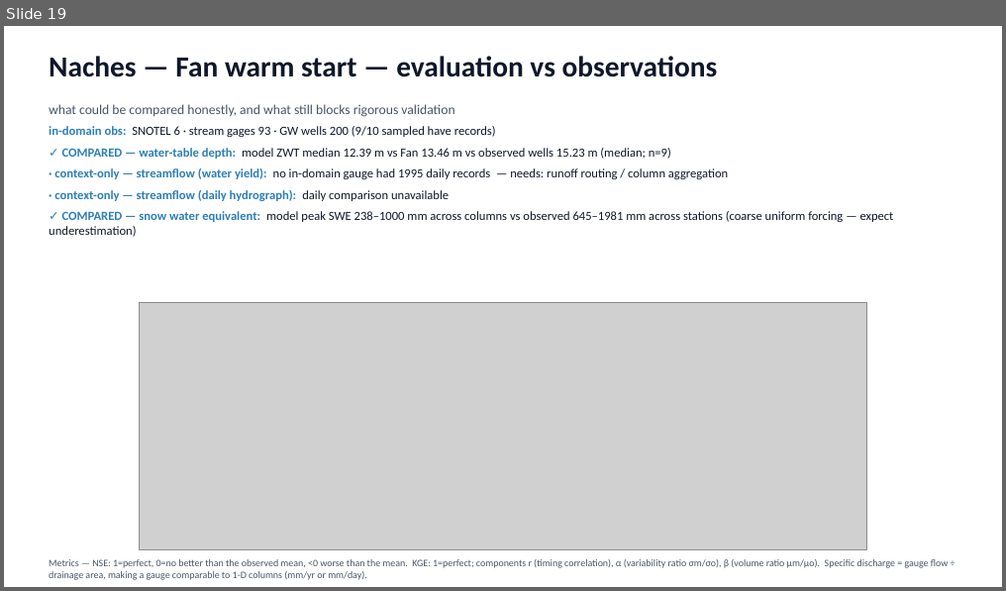
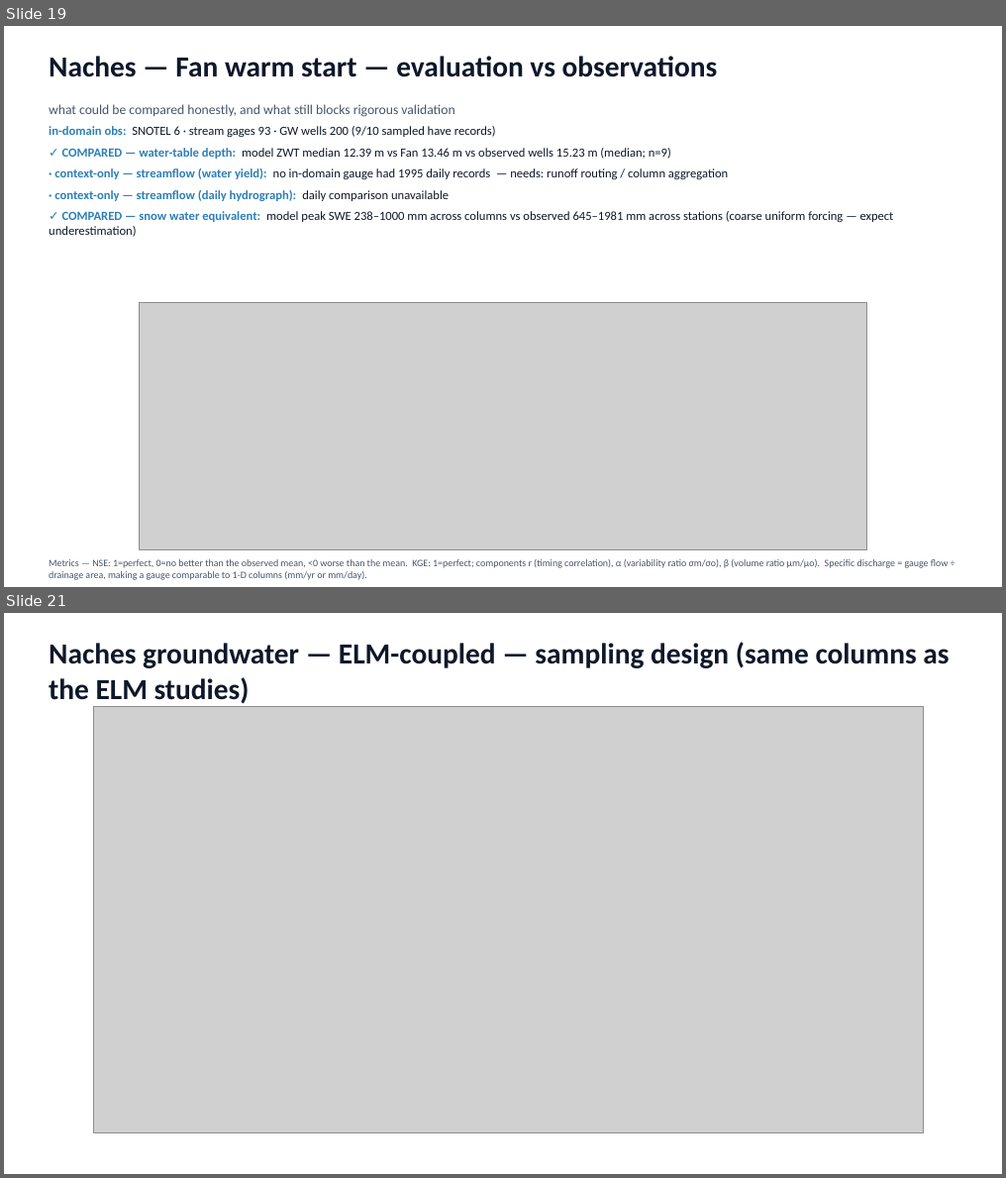
Before and after one commit to hoangtv1899/multi-agent-framework, a slide deck: docs/slides/story_20260706.pptx. Shown one above the other, each under a label of ours: slide 19 before the commit, slides 19 and 21 after it; the slides between them are not shown. The pictures are 1006x591 and 1006x1178 pixels, drawn with LibreOffice and Linux fonts; fonts in the diff are those of the drawing; grey boxes stand for pictures. Boxes give left, top, right and bottom in pixels: in the first picture for what was removed or moved away, otherwise in the second. Text is boxed around its words. In the diff, an @@ line names an element or a change of style, - is before the commit and + after.

```diff
--- a/docs/slides/story_20260706.pptx
+++ b/docs/slides/story_20260706.pptx
@@ slide 21 added at bbox=[4, 613, 1002, 1174], background #FFFFFF @@
@@ text added at bbox=[49, 642, 948, 700], 28 pt, text #0F172A, bold @@
+Naches groundwater — ELM-coupled — sampling design (same columns as the ELM studies)
@@ picture added at bbox=[94, 707, 924, 1134] @@
```
Also in this commit, not shown: 2 slides changed, 4 other slides added, 6 other files.
